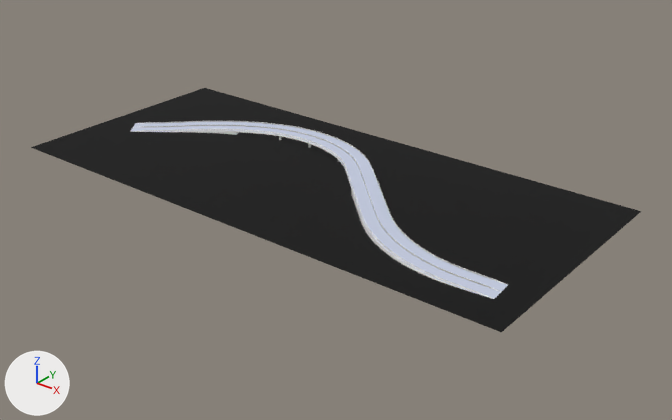
The glTF model data/Zhandosova-Satpaeva.glb as it was, and as the next commit left it.
One viewpoint serves both versions: a camera (50 mm lens) standing at (494.0, -640.0, 331.0) and looking at (35.0, -66.0, -25.0). Arrows for +X, +Y and +Z are at lower left; the lights stay in place. Where no turn or scale is listed for an object, it has been applied to the vertices. Vertices at the same position are counted once.

Names of what the first picture shows: 'group_0', 'group_1', 'group_1.001', 'group_3'.
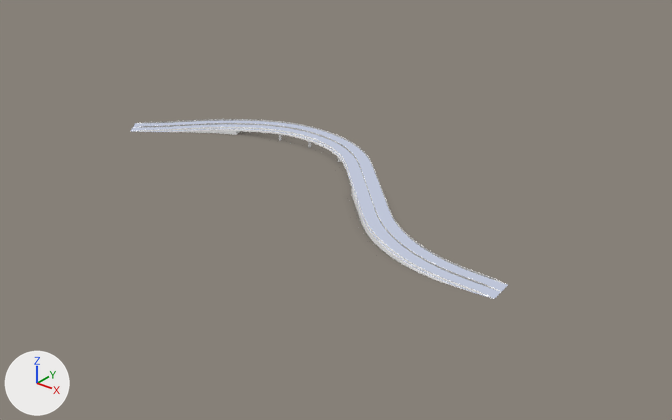
The newer file is also rescaled (x0.728) as a whole; pictures and numbers use the older file's frame.

Location of each change, (x1, y1, x2, y2) in pixels of the pictures (672 x 420 px; the box of a moved part takes in the faces that stretch with it):
```json
{"object": "group_0", "change": "surface changed", "before": [31, 88, 641, 332], "after": [31, 88, 641, 332]}
{"object": "group_3", "change": "mesh rescaled", "before": [137, 121, 508, 299], "after": [138, 119, 508, 299]}
{"part": 1, "of": "me_mesh_5", "change": "moved or reshaped", "before": [157, 121, 490, 292], "after": [162, 119, 489, 291]}
```

The change, as JSON lines over the scene's bpy script:
```json
{"op": "add", "block": "img_ao_ground", "code": ["img_ao_ground = load_image('AO-ground', '_unpacked/AO-ground', 512, 512, 'sRGB')"]}
{"block": "mat_ground", "where": "n3 = _N.new('ShaderNodeTexImage'); n3.name = 'Image Texture'"}
{"op": "set", "path": "n3.image", "old": "img_base", "new": "img_ao_ground"}
{"block": "me_mesh_5", "where": "me_mesh_5.from_pydata(...)  # 753 vertices, 1082 faces; spans x 0.0..453.0, y 0.0..155.0, z 0.0..9.0"}
{"block": "me_mesh_5", "where": "# used by ob_group_3; location = (-215.9, -150.8, 0.0)"}
{"block": "me_mesh_5", "change": "me_mesh_5 part 1: the whole mesh is scaled about the mesh origin by (1, 1, 1.37)"}
```
